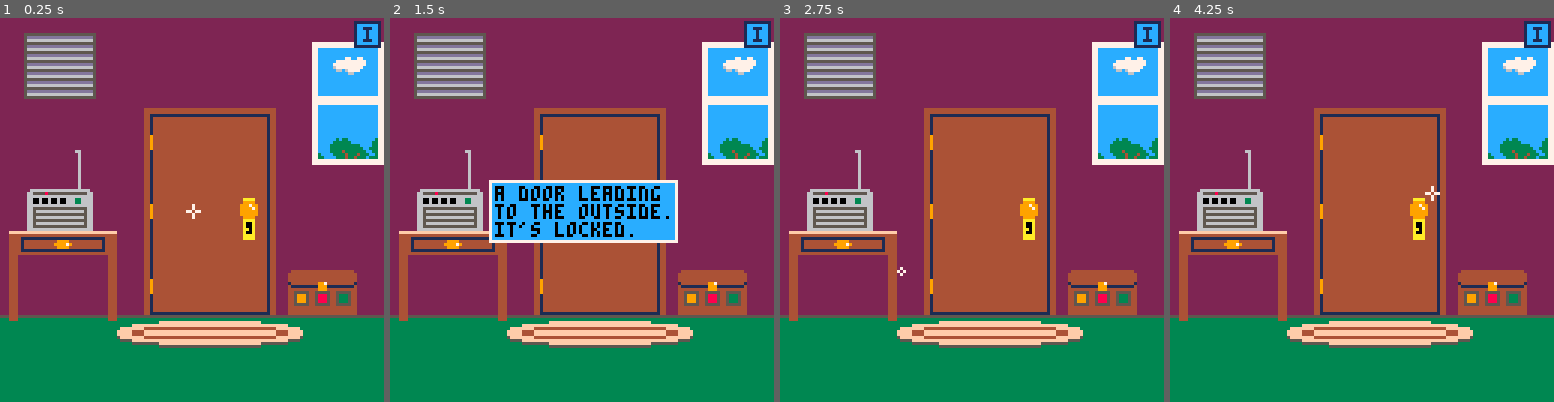
Above: before the commit, frames 1-4 (left to right).
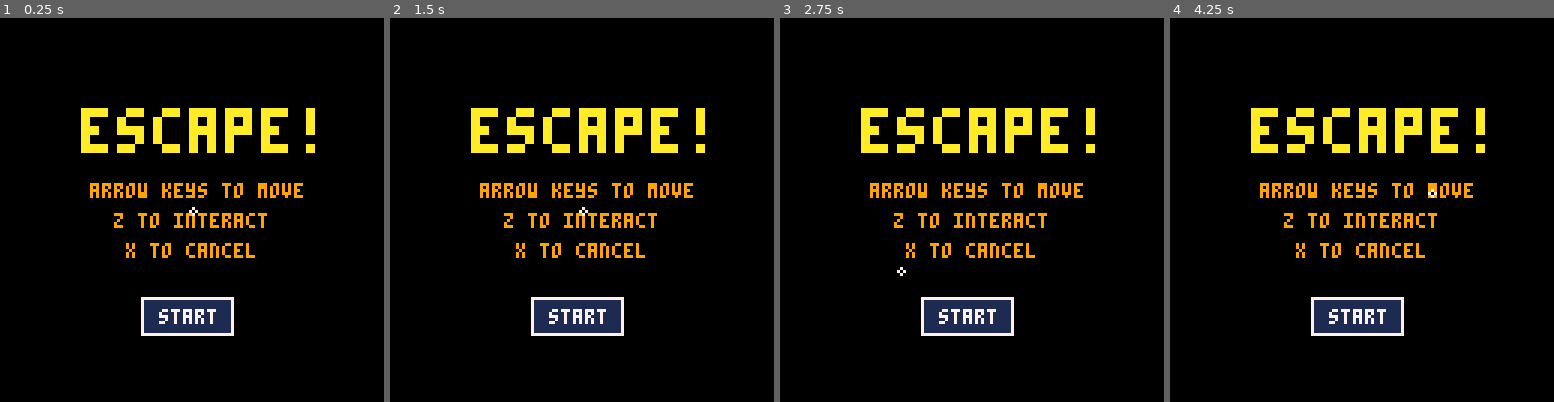
Above: after the commit, the same moments.

Repository: LuosRestil/pico8
Game: PICO-8 cartridge escape/escape.p8
Two runs of this game, one before a commit and one after it. Both use one fixed random seed, a clock stepped at 60 frames per second and the inputs below.
Inputs:
- Up to frame 1 (0.25 s): no input
- Up to frame 2 (1.5 s): tap O (Z key) at 0.33, 0.7, 1.43 s; tap X (X key) at 1.07 s
- Up to frame 3 (2.75 s): hold Left 1.97-2.37 s; tap X (X key) at 2.07, 2.4, 2.73 s; tap O (Z key) at 2.22 s; hold Down from 2.42 s (still down)
- Up to frame 4 (4.25 s): release Down at 2.82 s; hold Right 2.87-3.53 s; tap X (X key) every 0.33 s from 3.07 to 4.07 s; tap O (Z key) at 3.1, 3.98 s; hold Up 3.58-4.08 s; hold Right from 4.13 s (still down)

The runs differ from the first frame. In frame 1, 100% of the frame differs, in the area x 0-100%, y 0-100%; in frame 2, 98%; in frame 3, 100%; in frame 4, 100%.

Commit message:
escape, title

Diff:
--- a/escape/escape.p8
+++ b/escape/escape.p8
@@ -7,21 +7,19 @@
 ptr={x=64,y=64}
 nav={}
 inv_open=false
---debug stuff
-dbg=""
-draw_hb=false
+started=false
+
 rf=rectfill
 rrf=rrectfill
 
 function _init()
 	scenes=init_scenes()
-	scene=scenes["start"]
+	scene=scenes["title"]
 	init_nav()
 	init_inv_btn()
 end
 
 function _update60()
-	dbg=nil
 	if inv_open then
 		update_inv()
 		return
@@ -55,12 +53,12 @@
 end
 
 function _draw()
-	cls(1)
+	cls(0)
 	scene:draw()
 	for item in all(scene.items) do
 		if(not item.hide and item.draw)item:draw()
 	end
-	inv_btn:draw()
+	if(started)inv_btn:draw()
 	if inv_open then
 		draw_inv()
 	else
@@ -184,7 +182,7 @@
 		clr_box=init_clr_box(),
 		bathroom=init_bathroom(),
 		radio=init_radio(),
---		title=init_title(),
+		title=init_title(),
 --		outside=init_outside()
 	}
 end
@@ -278,6 +276,37 @@
 grate_open=false
 clr_box_open=false
 rabbit_taken=false
+
+function init_title()
+	return {
+		draw=function()
+			sspr(24,32,78,15,27,30)
+			print("arrow keys to move",30,55,9)
+			print("z to interact",38,65,9)
+			print("x to cancel",42,75,9)
+		end,
+		items=init_title_items()
+	}
+end
+
+function init_title_items()
+	return{
+		{
+			x=47,y=93,w=31,h=13,
+			act=function()
+				go("start")
+				--change music
+				started=true
+			end,
+			draw=function()
+				rect(47,93,77,105,7)
+				rf(48,94,76,104,1)
+				print("start",53,97,7)
+			end
+		}
+	}
+end
+
 function init_start()
 	return {
 		l="books",
@@ -1732,21 +1761,21 @@
 000a00000500005094494497eeeeeeee0060000007777a707577775705505500000499a05550000099900000ffffffff77777777000000000000000000000000
 00060000050000509999999700000000060000000777a77077777777055055000000499900000000000000000000000067777777000000000000000000000000
 000e0000005005009999999000000000000000000077770077777777066066000000049000000000000000000000000006777777000000000000000000000000
-00000000009990000000000000000000000000000000000000000000000000000000000000000000000000000000000000000000000000000000000000000000
-04444444444444444444440000000000000000000000000000000000000000000000000000000000000000000000000000000000000000000000000000000000
-45555555555555555555554000000000000000000000000000000000000000000000000000000000000000000000000000000000000000000000000000000000
-45555555555555555555554000000000000000000000000000000000000000000000000000000000000000000000000000000000000000000000000000000000
-45555555555555555555554000000000000000000000000000000000000000000000000000000000000000000000000000000000000000000000000000000000
-45555555555555555555554000000000000000000000000000000000000000000000000000000000000000000000000000000000000000000000000000000000
-04449994444444449994440000000000000000000000000000000000000000000000000000000000000000000000000000000000000000000000000000000000
-41111111111111111111114000000000000000000000000000000000000000000000000000000000000000000000000000000000000000000000000000000000
-41111111111111111111114000000000000000000000000000000000000000000000000000000000000000000000000000000000000000000000000000000000
-41111111111111111111114000000000000000000000000000000000000000000000000000000000000000000000000000000000000000000000000000000000
-41111111111111111111114000000000000000000000000000000000000000000000000000000000000000000000000000000000000000000000000000000000
-41111111111111111111114000000000000000000000000000000000000000000000000000000000000000000000000000000000000000000000000000000000
-44444444444444444444444000000000000000000000000000000000000000000000000000000000000000000000000000000000000000000000000000000000
-44555554455555445555544000000000000000000000000000000000000000000000000000000000000000000000000000000000000000000000000000000000
-44599954458885445333544000000000000000000000000000000000000000000000000000000000000000000000000000000000000000000000000000000000
+000000000099900000000000aaaaaaaaa000000aaaaaa000000aaaaaa000aaaaaaaaa000aaaaaaaaa000aaaaaaaaa000000aaa00000000000000000000000000
+044444444444444444444400aaaaaaaaa000000aaaaaa000000aaaaaa000aaaaaaaaa000aaaaaaaaa000aaaaaaaaa000000aaa00000000000000000000000000
+455555555555555555555540aaaaaaaaa000000aaaaaa000000aaaaaa000aaaaaaaaa000aaaaaaaaa000aaaaaaaaa000000aaa00000000000000000000000000
+455555555555555555555540aaa000000000aaa000000000aaa000000000aaa000aaa000aaa000aaa000aaa000000000000aaa00000000000000000000000000
+455555555555555555555540aaa000000000aaa000000000aaa000000000aaa000aaa000aaa000aaa000aaa000000000000aaa00000000000000000000000000
+455555555555555555555540aaa000000000aaa000000000aaa000000000aaa000aaa000aaa000aaa000aaa000000000000aaa00000000000000000000000000
+044499944444444499944400aaaaaa000000aaaaaaaaa000aaa000000000aaaaaaaaa000aaaaaaaaa000aaaaaa000000000aaa00000000000000000000000000
+411111111111111111111140aaaaaa000000aaaaaaaaa000aaa000000000aaaaaaaaa000aaaaaaaaa000aaaaaa000000000aaa00000000000000000000000000
+411111111111111111111140aaaaaa000000aaaaaaaaa000aaa000000000aaaaaaaaa000aaaaaaaaa000aaaaaa000000000aaa00000000000000000000000000
+411111111111111111111140aaa000000000000000aaa000aaa000000000aaa000aaa000aaa000000000aaa00000000000000000000000000000000000000000
+411111111111111111111140aaa000000000000000aaa000aaa000000000aaa000aaa000aaa000000000aaa00000000000000000000000000000000000000000
+411111111111111111111140aaa000000000000000aaa000aaa000000000aaa000aaa000aaa000000000aaa00000000000000000000000000000000000000000
+444444444444444444444440aaaaaaaaa000aaaaaa000000000aaaaaa000aaa000aaa000aaa000000000aaaaaaaaa000000aaa00000000000000000000000000
+445555544555554455555440aaaaaaaaa000aaaaaa000000000aaaaaa000aaa000aaa000aaa000000000aaaaaaaaa000000aaa00000000000000000000000000
+445999544588854453335440aaaaaaaaa000aaaaaa000000000aaaaaa000aaa000aaa000aaa000000000aaaaaaaaa000000aaa00000000000000000000000000
 44599954458885445333544000000000000000000000000000000000000000000000000000000000000000000000000000000000000000000000000000000000
 44599954458885445333544000000000000000000000000000000000000000000000000000000000000000000000000000000000000000000000000000000000
 44555554455555445555544000000000000000000000000000000000000000000000000000000000000000000000000000000000000000000000000000000000
